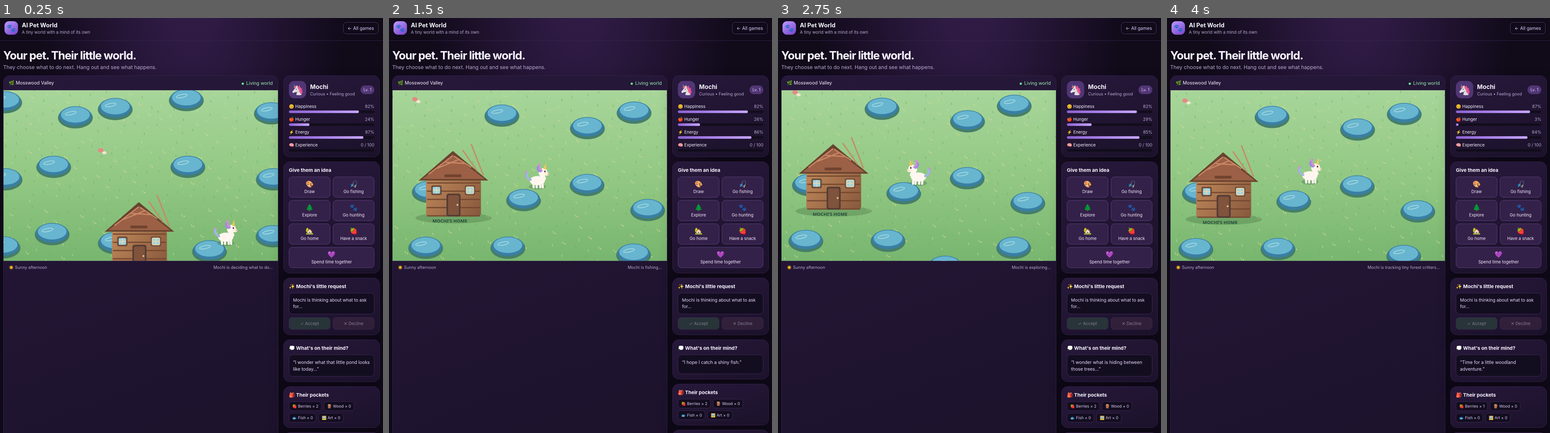
Above: before the commit, frames 1-4 (left to right).
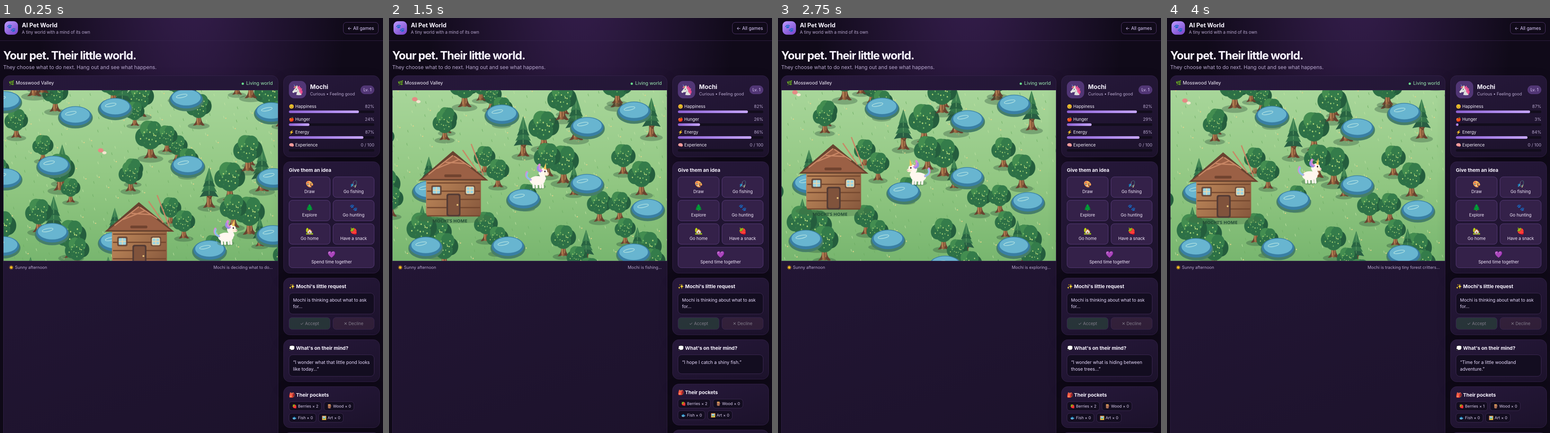
Above: after the commit, the same moments.

Repository: ericmanleyisgame/game-maker-dudes-games
Game: browser game, page ai-pet-world/index.html
The game is run twice, just before and just after one commit, with the same random seed, the same clock (stepped at 60 frames per second) and the same inputs.
Inputs:
- Up to frame 1 (0.25 s): no input
- Up to frame 2 (1.5 s): click "🎣 Go fishing" at 0.27 s; click "🐾 Go hunting" at 0.52 s; click "🎣 Go fishing" at 1.27 s
- Up to frame 3 (2.75 s): click "🎨 Draw" at 1.87 s; click "🌲 Explore" at 2.47 s
- Up to frame 4 (4 s): click "🍓 Have a snack" at 3.07 s; click "🐾 Go hunting" at 3.67 s

The runs differ from the first frame. In frame 1, 8.0% of the frame differs, in the area x 0-73%, y 17-59%; in frame 2, 8.2%; in frame 3, 7.9%; in frame 4, 8.0%.

Commit message:
Build a denser, more natural forest with detailed tree variety

Diff:
--- a/ai-pet-world/index.html
+++ b/ai-pet-world/index.html
@@ -53,15 +53,24 @@
 const $=id=>document.getElementById(id);const rand=(a,b)=>Math.random()*(b-a)+a;const pick=a=>a[Math.floor(Math.random()*a.length)];
 function rounded(x,y,w,h,r,color){ctx.fillStyle=color;ctx.beginPath();ctx.roundRect(x,y,w,h,r);ctx.fill()}
 function ellipse(x,y,rx,ry,color){ctx.fillStyle=color;ctx.beginPath();ctx.ellipse(x,y,rx,ry,0,0,Math.PI*2);ctx.fill()}
-function tree(x,y,s=1){
+function tree(x,y,s=1,kind=0){
  ctx.save();ctx.translate(x,y);ctx.scale(s,s);
- ellipse(3,25,31,10,'#426b3f55');
- const trunk=ctx.createLinearGradient(-8,0,9,0);trunk.addColorStop(0,'#68432e');trunk.addColorStop(.45,'#a87349');trunk.addColorStop(1,'#70462f');
- rounded(-7,-5,14,43,5,trunk);
- ctx.strokeStyle='#d19a68';ctx.lineWidth=2;ctx.beginPath();ctx.moveTo(-2,5);ctx.lineTo(-4,30);ctx.moveTo(4,12);ctx.lineTo(5,26);ctx.stroke();
- const crown=ctx.createRadialGradient(-12,-38,4,0,-25,48);crown.addColorStop(0,'#83c878');crown.addColorStop(.48,'#438e54');crown.addColorStop(1,'#235b3d');
- ellipse(0,-31,34,38,crown);ellipse(-22,-25,23,27,'#3f8950');ellipse(22,-30,24,28,'#347a48');ellipse(-9,-48,20,20,'#68aa5e');
- for(let i=0;i<9;i++){const a=i*2.4;ellipse(Math.cos(a)*22-5,-31+Math.sin(a)*23,3,2,'#a1d27b')}
+ ellipse(0,31,43,13,'#294d3655');
+ // roots and a gently irregular trunk
+ ctx.fillStyle='#68432f';ctx.beginPath();ctx.moveTo(-8,1);ctx.quadraticCurveTo(-11,20,-23,29);ctx.quadraticCurveTo(-9,31,-3,21);ctx.lineTo(4,22);ctx.quadraticCurveTo(13,33,24,28);ctx.quadraticCurveTo(11,17,9,0);ctx.closePath();ctx.fill();
+ const bark=ctx.createLinearGradient(-12,0,13,0);bark.addColorStop(0,'#583a2b');bark.addColorStop(.32,'#a87349');bark.addColorStop(.62,'#815235');bark.addColorStop(1,'#4f3529');
+ rounded(-9,-23,18,51,6,bark);
+ ctx.strokeStyle='#d09a68';ctx.lineWidth=2;ctx.beginPath();ctx.moveTo(-4,-12);ctx.quadraticCurveTo(-7,5,-5,20);ctx.moveTo(4,-5);ctx.quadraticCurveTo(7,7,5,17);ctx.stroke();
+ ctx.strokeStyle='#69452f';ctx.lineWidth=5;ctx.beginPath();ctx.moveTo(0,-8);ctx.lineTo(-17,-27);ctx.moveTo(2,-3);ctx.lineTo(18,-25);ctx.stroke();
+ if(kind===1){
+  for(let q=0;q<4;q++){const yy=-22-q*19,w=35-q*6;ctx.fillStyle=['#285e43','#34764b','#286442','#3b8050'][q];ctx.beginPath();ctx.moveTo(0,yy-42);ctx.lineTo(-w,yy+12);ctx.quadraticCurveTo(0,yy+3,w,yy+12);ctx.closePath();ctx.fill();ctx.strokeStyle='#6ba66a';ctx.lineWidth=2;ctx.beginPath();ctx.moveTo(0,yy-32);ctx.lineTo(0,yy+3);ctx.stroke();}
+ }else{
+  const shades=['#245d3d','#2d7046','#347c4a','#438d50','#5a9b57'];
+  const crown=ctx.createRadialGradient(-13,-65,5,0,-43,62);crown.addColorStop(0,'#91ce78');crown.addColorStop(.4,'#4b9656');crown.addColorStop(1,'#20583a');
+  ellipse(0,-48,38,48,crown);
+  ellipse(-25,-42,26,31,shades[1]);ellipse(24,-47,27,32,shades[0]);ellipse(-10,-70,25,27,shades[3]);ellipse(13,-67,24,28,shades[2]);ellipse(0,-31,31,28,shades[1]);
+  for(let i=0;i<23;i++){const a=i*2.399,r=12+(i%5)*6;ellipse(Math.cos(a)*r,-48+Math.sin(a)*r*.85,2.3,2.8,i%3===0?'#b4d77a':i%2?'#75b765':'#397b49')}
+ }
  ctx.restore();
 }
 function drawWorld(){
@@ -96,7 +105,12 @@
  for(let gx=sx;gx<=ex;gx++)for(let gy=sy;gy<=ey;gy++){
   const seed=Math.abs(Math.sin(gx*127.1+gy*311.7)*43758.5453),x=gx*cell+35+(seed%1)*125,y=gy*cell+35+((seed*7.3)%1)*125;
   for(let j=0;j<34;j++){const px=gx*cell+((j*73+seed*90)%205),py=gy*cell+((j*47+seed*130)%205);ctx.strokeStyle=j%2?'#6fae65':'#c0e3a3';ctx.lineWidth=1.5;ctx.beginPath();ctx.moveTo(px,py+3);ctx.quadraticCurveTo(px-3,py-2,px-2,py-5);ctx.stroke();if(j%4===0)ellipse(px+5,py+3,2,2,'#e5d58a')}
-  if(seed>.34&&seed<.83)tree(x,y,.72+(seed%0.4));
+  // Dense, repeatable woodland clusters: broadleaf trees mixed with tall evergreens.
+  for(let t=0;t<4;t++){
+   const n=Math.abs(Math.sin((gx*19+t*7)*91.7+(gy*23+t)*17.3)*43758.5453)%1;
+   const tx=gx*cell+18+((n*173+t*41)%184),ty=gy*cell+18+((n*119+t*53)%184);
+   if(n>.08)tree(tx,ty,.62+((n*3+t*.17)%0.38),((gx+gy+t)%4===0)?1:0);
+  }
   if(seed>.88){ellipse(x+25,y+21,57,35,'#467e68');ellipse(x+25,y+15,53,32,'#397fa4');ellipse(x+25,y+11,47,26,'#68b5d0');ctx.strokeStyle='#b2e3e2';ctx.lineWidth=2;ctx.beginPath();ctx.ellipse(x+10,y+6,18,5,-.2,0,Math.PI*2);ctx.stroke();}
   if(seed<.12){ellipse(x,y,9,7,'#e58a85');ellipse(x+12,y+8,7,5,'#f4e6cf')}
  }
